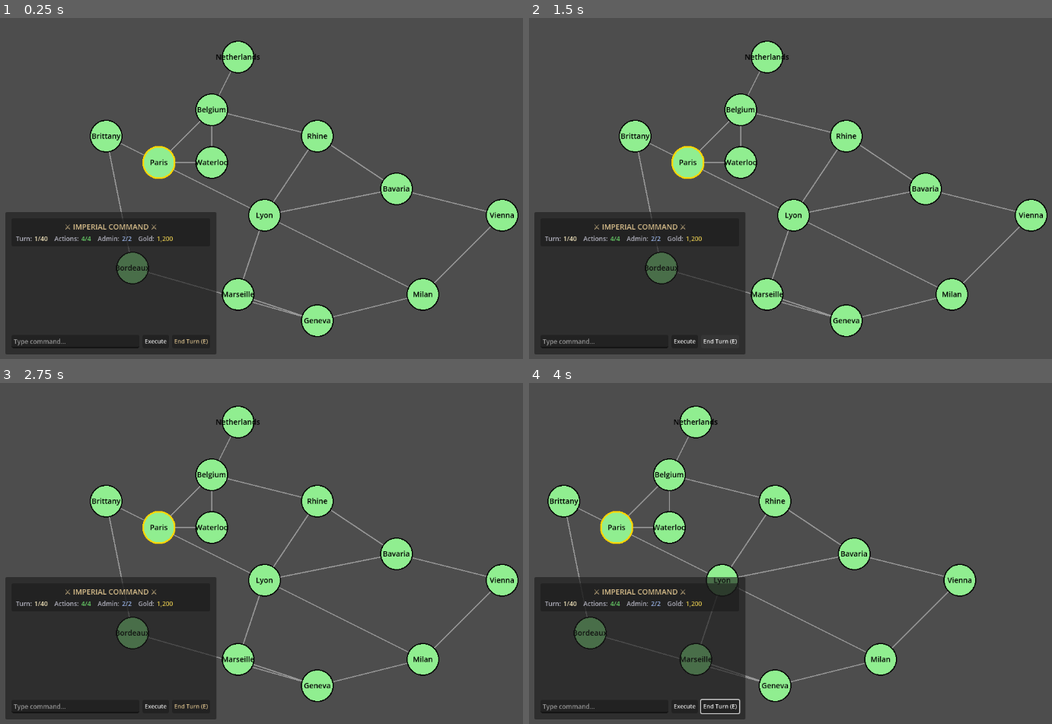
Above: before the commit, frames 1-4 (two rows, left to right).
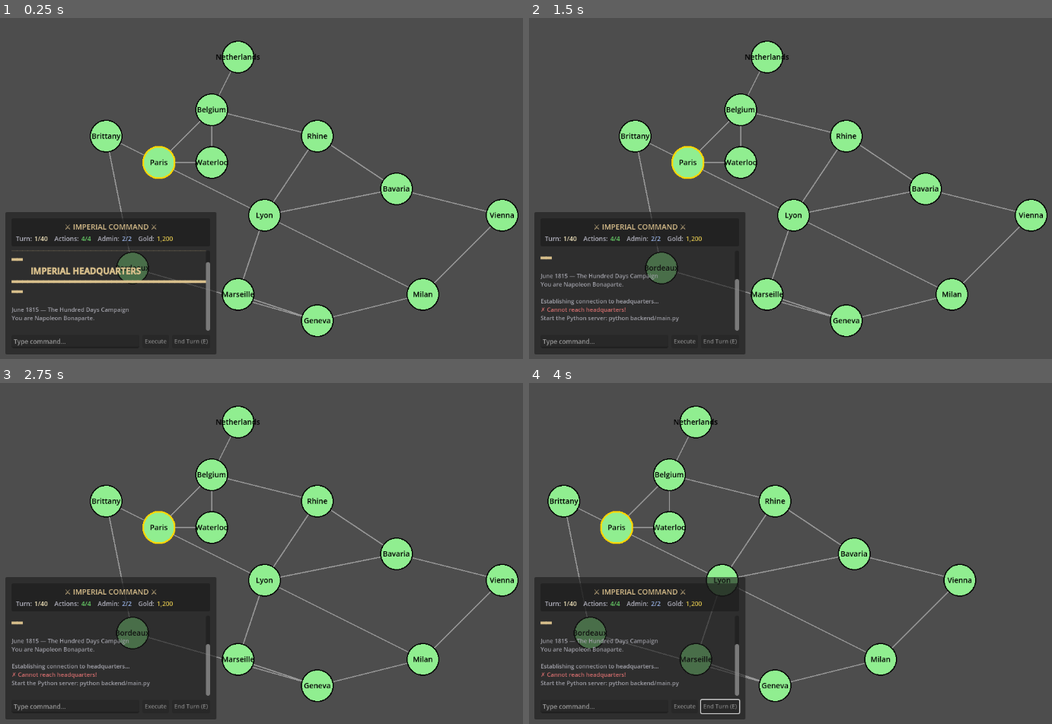
Above: after the commit, the same moments.

Repository: mitchsuch-star/project-sovereign-map
Game: Godot game, scene res://scenes/main.tscn
Two runs of this game, one before a commit and one after it. Both use one fixed random seed, a clock stepped at 60 frames per second and the inputs below.
Inputs (mouse positions are in pixels of both pictures, inside the frame that each line leads up to):
- Up to frame 1 (0.25 s): no input
- Up to frame 2 (1.5 s): click (685, 341) at 0.5 s, where only the run before the commit has a clickable "Execute"; click (722, 341) at 1.25 s, where only the run before the commit has a clickable "End Turn (E)"
- Up to frame 3 (2.75 s): tap Enter at 2 s; drag from (303, 553) to (366, 478) at 2.02 s
- Up to frame 4 (4 s): tap Space at 2.75 s; drag from (712, 570) to (800, 621) at 2.77 s; tap Enter at 3.5 s; move the mouse to (895, 478) at 3.52 s; hold Right (ui_right) from 3.53 s (still down); tap E at 3.6 s

The runs differ from the first frame. In frame 1, 1.4% of the frame differs, in the area x 2-41%, y 68-96%; in frame 2, 0.9%; in frame 3, 0.9%; in frame 4, 0.9%.
Error before the commit: Parse Error: Function "_format_number" has the same name as a previously declared function. (res://scripts/main.gd:910)

Commit message:
Fix battle report bugs: duplicate _format_number, PackedStringArray, missing passthroughs
- Remove duplicate _format_number in main.gd (battle report added one but it already existed)
- Fix Array→PackedStringArray for ", ".join() calls (Godot 4 crash)
- Move battle_report display after match block so it works for all event types (not just "battle")
- Add battle_report passthrough to /respond_to_glorious_charge endpoint
- Add battle_report passthrough to /respond_to_objection endpoint
- Add battle_report passthrough in executor handle_objection_response (both disobey and comply paths)

Co-Authored-By: Claude Opus 4.5 <noreply@anthropic.com>

Diff:
--- a/godot-client/project-sovereign/scripts/main.gd
+++ b/godot-client/project-sovereign/scripts/main.gd
@@ -574,9 +574,6 @@
 	match event_type:
 		"battle":
 			_display_battle_result(message, events[0], action_info)
-			# Berthier's After-Action Report (response-level field)
-			if response.has("battle_report"):
-				_display_berthier_report(response.battle_report)
 		"conquest":
 			add_output("[color=#" + COLOR_CONQUEST + "]⚑ " + message + "[/color]")
 			_show_action_cost(action_info)
@@ -598,6 +595,10 @@
 			add_output("[color=#" + COLOR_SUCCESS + "]" + message + "[/color]")
 			_show_action_cost(action_info)
 
+	# Berthier's After-Action Report — shown after any combat event type
+	if response.has("battle_report"):
+		_display_berthier_report(response.battle_report)
+
 	# Check for turn advancement
 	if action_info.get("turn_advanced", false):
 		_display_turn_advance(action_info)
@@ -655,7 +656,7 @@
 		for m in atk_mods:
 			var sign = "+" if m.get("type", "") == "bonus" else "-"
 			atk_parts.append(str(m.get("label", "")) + " " + sign + str(int(m.get("value", 0))) + "%")
-		add_output("[color=#" + COLOR_REPORT + "]  Attack: " + atk_name + " (" + ", ".join(atk_parts) + ")[/color]")
+		add_output("[color=#" + COLOR_REPORT + "]  Attack: " + atk_name + " (" + ", ".join(PackedStringArray(atk_parts)) + ")[/color]")
 
 	# Defender modifiers
 	var def_mods = breakdown.get("defender", [])
@@ -665,7 +666,7 @@
 		for m in def_mods:
 			var sign = "+" if m.get("type", "") == "bonus" else "-"
 			def_parts.append(str(m.get("label", "")) + " " + sign + str(int(m.get("value", 0))) + "%")
-		add_output("[color=#" + COLOR_REPORT + "]  Defense: " + def_name + " (" + ", ".join(def_parts) + ")[/color]")
+		add_output("[color=#" + COLOR_REPORT + "]  Defense: " + def_name + " (" + ", ".join(PackedStringArray(def_parts)) + ")[/color]")
 
 	# Casualty summary
 	var atk_cas = int(casualty.get("attacker_casualties", 0))
@@ -685,20 +686,6 @@
 		add_output("[color=#" + COLOR_OBSERVATION + "]  Berthier: \"" + observation + "\"[/color]")
 
 	add_output("")
-
-func _format_number(n: int) -> String:
-	"""Format an integer with comma separators (e.g. 12000 -> 12,000)."""
-	var s = str(abs(n))
-	var result = ""
-	var count = 0
-	for i in range(s.length() - 1, -1, -1):
-		if count > 0 and count % 3 == 0:
-			result = "," + result
-		result = s[i] + result
-		count += 1
-	if n < 0:
-		result = "-" + result
-	return result
 
 func _display_turn_change(event: Dictionary):
 	"""Display turn end notification with full financial summary.
Not shown, changed: backend/commands/executor.py
Not shown, changed: backend/main.py
